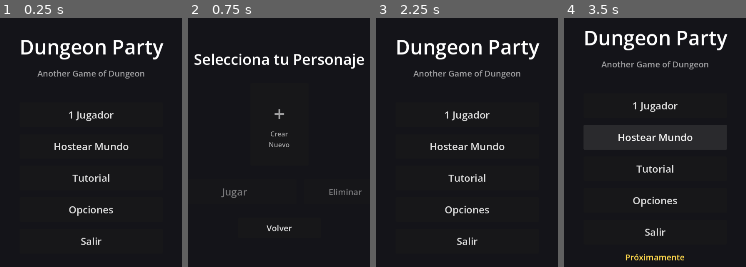
Above: before the commit, frames 1-4 (left to right).
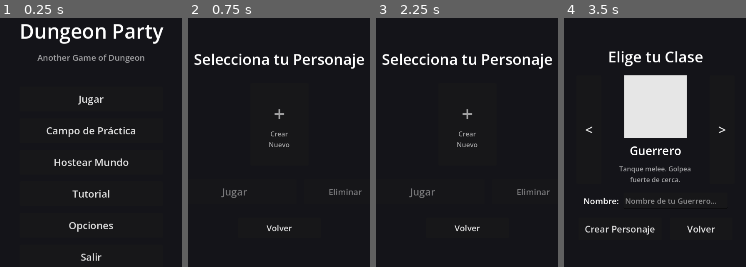
Above: after the commit, the same moments.

Repository: Jouyancito/another-game-of-dungeon
Game: Godot game, scene res://scenes/ui/main_menu.tscn
Two runs of this game, one before a commit and one after it. Both use one fixed random seed, a clock stepped at 60 frames per second and the inputs below.
Inputs (mouse positions are in pixels of both pictures, inside the frame that each line leads up to):
- Up to frame 1 (0.25 s): no input
- Up to frame 2 (0.75 s): click "1 Jugador" (after the commit: "Jugar") at 0.5 s
- Up to frame 3 (2.25 s): click "Volver" at 1.25 s; click (467, 130) at 2 s, where only the run after the commit has a clickable "Campo de Práctica"
- Up to frame 4 (3.5 s): click (655, 147) at 2.75 s, where only the run before the commit has a clickable "Hostear Mundo"

The runs differ from the first frame. In frame 1, 9.9% of the frame differs, in the area x 11-91%, y 2-98%; in frame 2, less than 0.1%; in frame 3, 7.2%; in frame 4, 17%, in the area x 10-91%, y 5-98%.

Commit message:
feat: add practice arena and full game modes with menu selection
- Main menu: "Jugar" goes to floor1_prairie, "Campo de Práctica" goes to arena
- GameManager.target_scene routes character select to correct scene
- Arena: restored enemies (2 basic, 1 slime, 1 bird) for testing
- Prairie: added pause menu, character window, and inventory UI
- Slime: reduced hop speed (7.5→4.5 m/s), added air friction to prevent spinning

Diff:
--- a/game/scenes/enemy/slime.gd
+++ b/game/scenes/enemy/slime.gd
@@ -4,8 +4,8 @@
 ## Se mueve a saltitos hacia el jugador. Lento pero persistente.
 
 # Saltitos
-@export var hop_force := 5.0
-@export var hop_interval := 1.2
+@export var hop_force := 4.0
+@export var hop_interval := 1.6
 
 var hop_timer := 0.0
 var is_hopping := false
@@ -27,15 +27,17 @@
 		# Impulso hacia el jugador + hacia arriba
 		var direction = (target.global_position - global_position).normalized()
 		direction.y = 0
-		velocity.x = direction.x * speed * 2.5
-		velocity.z = direction.z * speed * 2.5
+		velocity.x = direction.x * speed * 1.5
+		velocity.z = direction.z * speed * 1.5
 		velocity.y = hop_force
 
-	# Si está en el aire, mantener velocidad horizontal
-	# Si está en el suelo y no saltó, frenar
+	# Fricción: más fuerte en el suelo, leve en el aire para evitar spinning
 	if is_on_floor() and not is_hopping:
 		velocity.x = move_toward(velocity.x, 0.0, speed * delta * 5.0)
 		velocity.z = move_toward(velocity.z, 0.0, speed * delta * 5.0)
+	elif not is_on_floor():
+		velocity.x = move_toward(velocity.x, 0.0, speed * delta * 1.5)
+		velocity.z = move_toward(velocity.z, 0.0, speed * delta * 1.5)
 
 	if is_hopping and is_on_floor() and velocity.y <= 0:
 		is_hopping = false
--- a/game/scenes/levels/floor1_prairie.gd
+++ b/game/scenes/levels/floor1_prairie.gd
@@ -68,7 +68,159 @@
 	if hud.has_method("connect_to_player"):
 		hud.connect_to_player(player)
 
+	# 8. UI — pausa, ventana de personaje, inventario
+	var pause_menu = preload("res://scenes/ui/pause_menu.tscn").instantiate()
+	add_child(pause_menu)
+
+	var character_window = preload("res://scenes/ui/character_window.tscn").instantiate()
+	add_child(character_window)
+
+	GameManager.player_inventory = Inventory.new()
+	GameManager.player_coins = 0
+
+	# Arma inicial según clase
+	var starter = {
+		"res://scenes/player/player.tscn": "sword_rusty",
+		"res://scenes/player/mage.tscn": "book_apprentice",
+		"res://scenes/player/archer.tscn": "bow_short",
+		"res://scenes/player/necromancer.tscn": "wand_cracked",
+		"res://scenes/player/cleric.tscn": "garrote_wood",
+	}
+	var weapon: String = starter.get(GameManager.selected_class_scene, "")
+	if weapon != "":
+		GameManager.player_inventory.auto_place_item(weapon)
+	GameManager.player_inventory.auto_place_item("potion_hp_small", 2)
+
+	var inventory_ui = preload("res://scenes/ui/inventory_ui.tscn").instantiate()
+	inventory_ui.inventory = GameManager.player_inventory
+	add_child(inventory_ui)
+
 # ── Helpers ────────────────────────────────────────────────────────────────────
+
+# ── Border system ─────────────────────────────────────────────────────────────
+
+func _precalculate_border() -> void:
+	_border_noise_offsets.clear()
+	var noise_rng: RandomNumberGenerator = RandomNumberGenerator.new()
+	noise_rng.seed = world_seed + 9999
+	for i in range(360):
+		var angle_rad: float = deg_to_rad(float(i))
+		# Simple noise: suma de senos con diferentes frecuencias
+		var noise_val: float = (
+			sin(angle_rad * BORDER_NOISE_FREQ) * 0.5 +
+			sin(angle_rad * BORDER_NOISE_FREQ * 2.3 + 1.7) * 0.3 +
+			sin(angle_rad * BORDER_NOISE_FREQ * 0.7 + 3.1) * 0.2
+		)
+		_border_noise_offsets.append(noise_val * BORDER_NOISE_AMP)
+
+func _get_border_radius_at_angle(angle_deg: float) -> float:
+	var idx: int = wrapi(int(angle_deg), 0, 360)
+	var idx_next: int = wrapi(idx + 1, 0, 360)
+	var frac: float = angle_deg - floor(angle_deg)
+	var noise: float = lerp(_border_noise_offsets[idx], _border_noise_offsets[idx_next], frac)
+	return BORDER_RADIUS_BASE + noise
+
+func _is_inside_border(pos: Variant) -> bool:
+	var world_pos: Vector3
+	if pos is Vector3:
+		world_pos = pos
+	else:
+		return false
+	var dx: float = world_pos.x - MAP_CENTER.x
+	var dz: float = world_pos.z - MAP_CENTER.z
+	var dist: float = sqrt(dx * dx + dz * dz)
+	var angle_deg: float = rad_to_deg(atan2(dz, dx))
+	if angle_deg < 0:
+		angle_deg += 360.0
+	var border_r: float = _get_border_radius_at_angle(angle_deg)
+	return dist < border_r - 10.0  # 10m de margen de seguridad
+
+func _build_organic_border() -> void:
+	for i in range(BORDER_WALL_SEGMENTS):
+		var angle1: float = float(i) / float(BORDER_WALL_SEGMENTS) * 360.0
+		var angle2: float = float(i + 1) / float(BORDER_WALL_SEGMENTS) * 360.0
+		var r1: float = _get_border_radius_at_angle(angle1)
+		var r2: float = _get_border_radius_at_angle(angle2)
+		var rad1: float = deg_to_rad(angle1)
+		var rad2: float = deg_to_rad(angle2)
+
+		var p1: Vector3 = Vector3(cos(rad1) * r1, 0, sin(rad1) * r1)
+		var p2: Vector3 = Vector3(cos(rad2) * r2, 0, sin(rad2) * r2)
+		var mid: Vector3 = (p1 + p2) * 0.5
+		var seg_len: float = p1.distance_to(p2)
+		var seg_angle: float = atan2(p2.z - p1.z, p2.x - p1.x)
+
+		var wall: CSGBox3D = CSGBox3D.new()
+		wall.name = "BorderWall%d" % i
+		wall.size = Vector3(seg_len + 0.5, BORDER_WALL_HEIGHT, 3.0)
+		wall.use_collision = true
+		wall.material_override = _make_material(COLOR_BORDER)
+		wall.position = mid + Vector3(0, BORDER_WALL_HEIGHT * 0.5, 0)
+		wall.rotation.y = -seg_angle
+		add_child(wall)
+
+# ── Atmosphere ────────────────────────────────────────────────────────────────
+
+func _build_ceiling() -> void:
+	var ceiling: CSGBox3D = CSGBox3D.new()
+	ceiling.name = "CavernCeiling"
+	ceiling.size = Vector3(MAP_SIZE.x + 100, 2.0, MAP_SIZE.y + 100)
+	ceiling.position = Vector3(0, CEILING_HEIGHT, 0)
+	ceiling.material_override = _make_material(COLOR_CEILING)
+	ceiling.use_collision = false
+	add_child(ceiling)
+
+func _build_diamond_light() -> void:
+	# Diamante emisivo en el techo
+	var diamond: CSGBox3D = CSGBox3D.new()
+	diamond.name = "DiamondLight"
+	diamond.size = Vector3(DIAMOND_SIZE, DIAMOND_SIZE * 1.5, DIAMOND_SIZE)
+	diamond.position = Vector3(0, DIAMOND_HEIGHT, 0)
+	diamond.rotation.y = deg_to_rad(45)
+	var mat: StandardMaterial3D = StandardMaterial3D.new()
+	mat.albedo_color = COLOR_DIAMOND
+	mat.emission_enabled = true
+	mat.emission = Color(1.0, 0.9, 0.7)
+	mat.emission_energy_multiplier = 3.0
+	diamond.material_override = mat
+	diamond.use_collision = false
+	add_child(diamond)
+
+	# OmniLight para que el diamante ilumine
+	var light: OmniLight3D = OmniLight3D.new()
+	light.name = "DiamondOmniLight"
+	light.light_color = Color(1.0, 0.92, 0.75)
+	light.light_energy = 0.8
+	light.omni_range = 300.0
+	light.omni_attenuation = 1.5
+	light.shadow_enabled = false
+	light.position = Vector3(0, DIAMOND_HEIGHT - 2.0, 0)
+	add_child(light)
+
+func _build_landmark_pillars() -> void:
+	for i in range(PILLAR_COUNT):
+		var angle: float = (float(i) / float(PILLAR_COUNT)) * TAU + _rng.randf_range(-0.2, 0.2)
+		var dist: float = _rng.randf_range(100.0, 200.0)
+		var px: float = cos(angle) * dist
+		var pz: float = sin(angle) * dist
+		var pos: Vector3 = Vector3(px, 0, pz)
+		if not _is_inside_border(pos):
+			continue
+		var height: float = _rng.randf_range(PILLAR_MIN_HEIGHT, PILLAR_MAX_HEIGHT)
+		var radius: float = _rng.randf_range(2.0, 4.0)
+
+		var pillar: CSGCylinder3D = CSGCylinder3D.new()
+		pillar.name = "LandmarkPillar%d" % i
+		pillar.radius = radius
+		pillar.height = height
+		pillar.sides = 8
+		pillar.use_collision = true
+		pillar.material_override = _make_material(COLOR_PILLAR)
+		pillar.position = pos + Vector3(0, height * 0.5, 0)
+		add_child(pillar)
+
+# ── POI builders ──────────────────────────────────────────────────────────────
+>>>>>>> 1807c1e (feat: add practice arena and full game modes with menu selection)
 
 func _find_entrance_pos(pois: Array) -> Vector3:
 	for poi in pois:
--- a/game/scenes/main/main.tscn
+++ b/game/scenes/main/main.tscn
@@ -1,7 +1,10 @@
 [gd_scene format=3 uid="uid://main001"]
 
 [ext_resource type="Script" path="res://scenes/main/main.gd" id="1_main"]
-[ext_resource type="PackedScene" uid="uid://hud001" path="res://scenes/hud/hud.tscn" id="4_hud"]
+[ext_resource type="PackedScene" uid="uid://enemy001" path="res://scenes/enemy/enemy_basic.tscn" id="2_enemy"]
+[ext_resource type="PackedScene" uid="uid://slime001" path="res://scenes/enemy/slime.tscn" id="3_slime"]
+[ext_resource type="PackedScene" uid="uid://bird0001" path="res://scenes/enemy/bird.tscn" id="4_bird"]
+[ext_resource type="PackedScene" uid="uid://hud001" path="res://scenes/hud/hud.tscn" id="5_hud"]
 
 [sub_resource type="BoxShape3D" id="BoxShape3D_001"]
 size = Vector3(20, 0.2, 20)
@@ -66,4 +69,16 @@
 
 [node name="WorldEnvironment" type="WorldEnvironment" parent="." unique_id=2020471252]
 
-[node name="HUD" parent="." unique_id=394325062 instance=ExtResource("4_hud")]
+[node name="Enemy1" parent="." instance=ExtResource("2_enemy")]
+transform = Transform3D(1, 0, 0, 0, 1, 0, 0, 0, 1, 5, 1, 5)
+
+[node name="Enemy2" parent="." instance=ExtResource("2_enemy")]
+transform = Transform3D(1, 0, 0, 0, 1, 0, 0, 0, 1, -5, 1, -3)
+
+[node name="Slime1" parent="." instance=ExtResource("3_slime")]
+transform = Transform3D(1, 0, 0, 0, 1, 0, 0, 0, 1, -7, 0.5, 4)
+
+[node name="Bird1" parent="." instance=ExtResource("4_bird")]
+transform = Transform3D(1, 0, 0, 0, 1, 0, 0, 0, 1, 3, 3, -6)
+
+[node name="HUD" parent="." unique_id=394325062 instance=ExtResource("5_hud")]
--- a/game/scenes/ui/character_select.gd
+++ b/game/scenes/ui/character_select.gd
@@ -54,6 +54,7 @@
 	var color_rect := ColorRect.new()
 	color_rect.custom_minimum_size = Vector2(80, 80)
 	color_rect.size_flags_horizontal = Control.SIZE_SHRINK_CENTER
+	color_rect.mouse_filter = Control.MOUSE_FILTER_PASS
 	var class_key: String = character.get("class_name", "Guerrero")
 	color_rect.color = CLASS_COLORS.get(class_key, Color(1.0, 1.0, 1.0, 1.0))
 	vbox.add_child(color_rect)
@@ -63,6 +64,7 @@
 	name_label.horizontal_alignment = HORIZONTAL_ALIGNMENT_CENTER
 	name_label.add_theme_font_size_override("font_size", 16)
 	name_label.autowrap_mode = TextServer.AUTOWRAP_WORD_SMART
+	name_label.mouse_filter = Control.MOUSE_FILTER_PASS
 	vbox.add_child(name_label)
 
 	var class_label := Label.new()
@@ -70,6 +72,7 @@
 	class_label.horizontal_alignment = HORIZONTAL_ALIGNMENT_CENTER
 	class_label.add_theme_font_size_override("font_size", 14)
 	class_label.modulate = Color(1.0, 1.0, 1.0, 0.7)
+	class_label.mouse_filter = Control.MOUSE_FILTER_PASS
 	vbox.add_child(class_label)
 
 	var level_label := Label.new()
@@ -77,6 +80,7 @@
 	level_label.horizontal_alignment = HORIZONTAL_ALIGNMENT_CENTER
 	level_label.add_theme_font_size_override("font_size", 14)
 	level_label.modulate = Color(1.0, 0.85, 0.3, 1.0)
+	level_label.mouse_filter = Control.MOUSE_FILTER_PASS
 	vbox.add_child(level_label)
 
 	panel.gui_input.connect(func(event: InputEvent) -> void:
@@ -161,7 +165,7 @@
 		return
 	GameManager.selected_class_scene = character.get("class_scene", "")
 	GameManager.selected_character_index = selected_index
-	get_tree().change_scene_to_file("res://scenes/main/main.tscn")
+	get_tree().change_scene_to_file(GameManager.target_scene)
 
 
 func _on_btn_eliminar_pressed() -> void:
--- a/game/scenes/ui/main_menu.gd
+++ b/game/scenes/ui/main_menu.gd
@@ -3,6 +3,7 @@
 
 func _ready() -> void:
 	$CenterContainer/VBoxContainer/BtnJugar.pressed.connect(_on_btn_jugar_pressed)
+	$CenterContainer/VBoxContainer/BtnArena.pressed.connect(_on_btn_arena_pressed)
 	$CenterContainer/VBoxContainer/BtnHostear.pressed.connect(_on_btn_hostear_pressed)
 	$CenterContainer/VBoxContainer/BtnTutorial.pressed.connect(_on_btn_tutorial_pressed)
 	$CenterContainer/VBoxContainer/BtnOpciones.pressed.connect(_on_btn_opciones_pressed)
@@ -10,6 +11,12 @@
 
 
 func _on_btn_jugar_pressed() -> void:
+	GameManager.target_scene = "res://scenes/levels/floor1_prairie.tscn"
+	get_tree().change_scene_to_file("res://scenes/ui/character_select.tscn")
+
+
+func _on_btn_arena_pressed() -> void:
+	GameManager.target_scene = "res://scenes/main/main.tscn"
 	get_tree().change_scene_to_file("res://scenes/ui/character_select.tscn")
 
 
--- a/game/scenes/ui/main_menu.tscn
+++ b/game/scenes/ui/main_menu.tscn
@@ -37,7 +37,12 @@
 
 [node name="BtnJugar" type="Button" parent="CenterContainer/VBoxContainer"]
 custom_minimum_size = Vector2(300, 60)
-text = "1 Jugador"
+text = "Jugar"
+theme_override_font_sizes/font_size = 24
+
+[node name="BtnArena" type="Button" parent="CenterContainer/VBoxContainer"]
+custom_minimum_size = Vector2(300, 60)
+text = "Campo de Práctica"
 theme_override_font_sizes/font_size = 24
 
 [node name="BtnHostear" type="Button" parent="CenterContainer/VBoxContainer"]
--- a/game/scripts/game_manager.gd
+++ b/game/scripts/game_manager.gd
@@ -6,6 +6,9 @@
 # Índice del personaje activo (apunta a SaveManager.characters)
 var selected_character_index: int = -1
 
+# Escena destino después del character select (arena o nivel real)
+var target_scene: String = "res://scenes/main/main.tscn"
+
 # Inventario del jugador activo (se crea al entrar al juego)
 var player_inventory: Inventory = null
 
Not shown, added: game/tests/unit/test_base_player.gd.uid
Not shown, added: game/tests/unit/test_classes.gd.uid
Not shown, added: game/tests/unit/test_enemy_basic.gd.uid
Not shown, added: game/tests/unit/test_hud.gd.uid
Not shown, added: game/tests/unit/test_projectile.gd.uid
Not shown, added: game/tests/unit/test_save_manager.gd.uid
